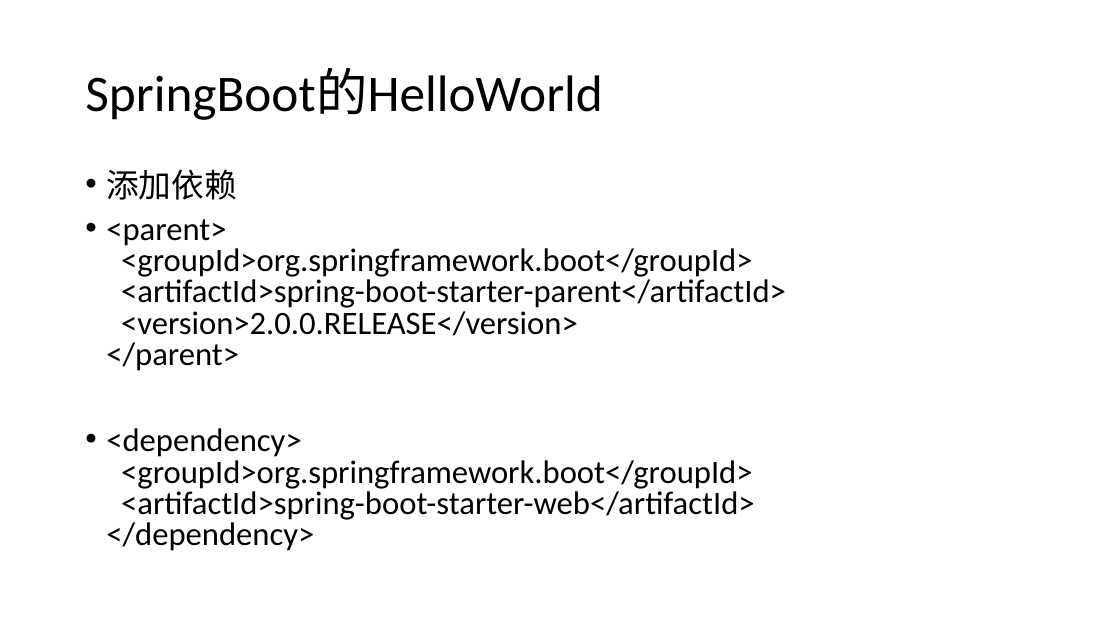
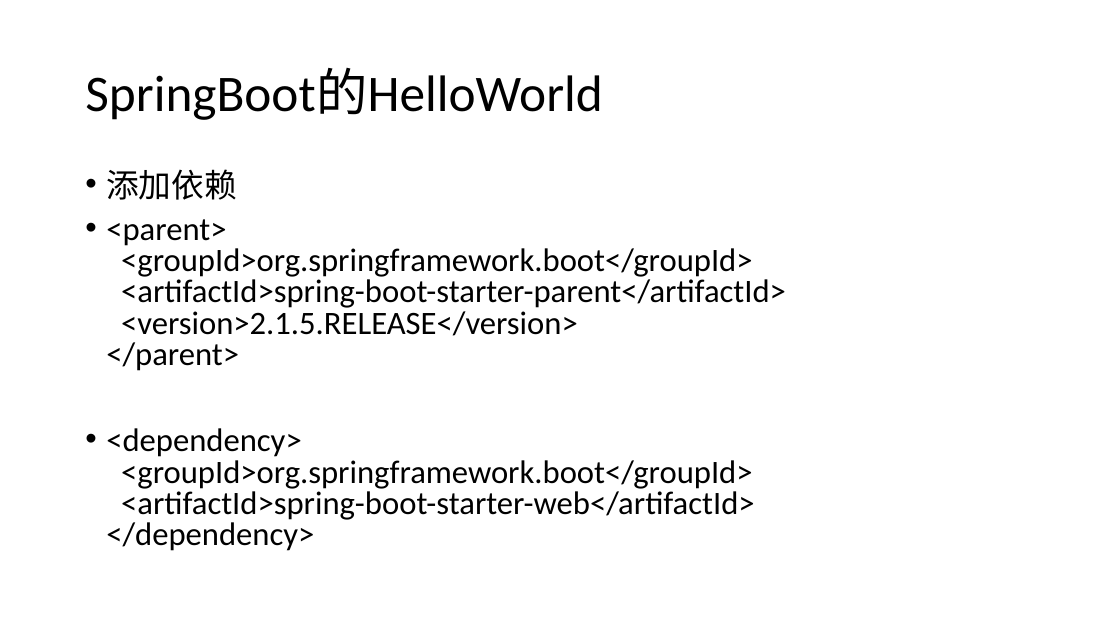
Before and after one commit to airuitian/MicroService, a slide deck: slide 3 of springboot/SpringBoot-2.pptx. Drawn at 1120x630 pixels with LibreOffice and Linux fonts; fonts in the diff are those of the drawing. Boxes give left, top, right and bottom in pixels: in the first picture for what was removed or moved away, otherwise in the second. Text is boxed around its words. In the diff, an @@ line names an element or a change of style, - is before the commit and + after.

Commit message:
update ppt

```diff
--- a/springboot/SpringBoot-2.pptx
+++ b/springboot/SpringBoot-2.pptx
@@ text at (x1=106, y1=219, x2=786, y2=371): text changed @@
-• <parent>
-  <groupId>org.springframework.boot</groupId>
-  <artifactId>spring-boot-starter-parent</artifactId>
-  <version>2.0.0.RELEASE</version>
-  </parent>
+• <parent>
+  <groupId>org.springframework.boot</groupId>
+  <artifactId>spring-boot-starter-parent</artifactId>
+  <version>2.1.5.RELEASE</version>
+  </parent>
```
Also in this commit, not shown: 1 other slide changed, 4 slides added, 21 other files.
